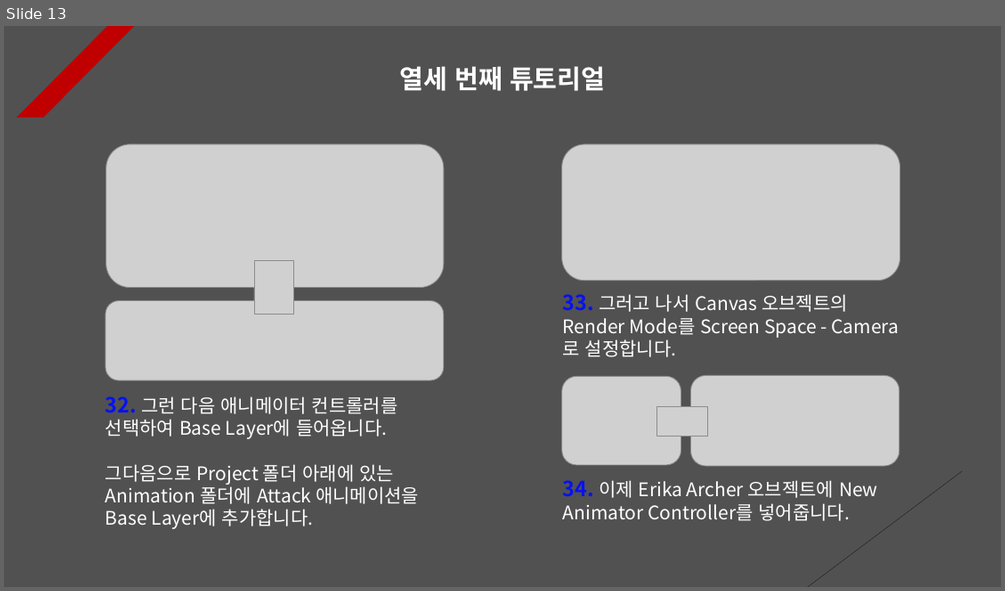
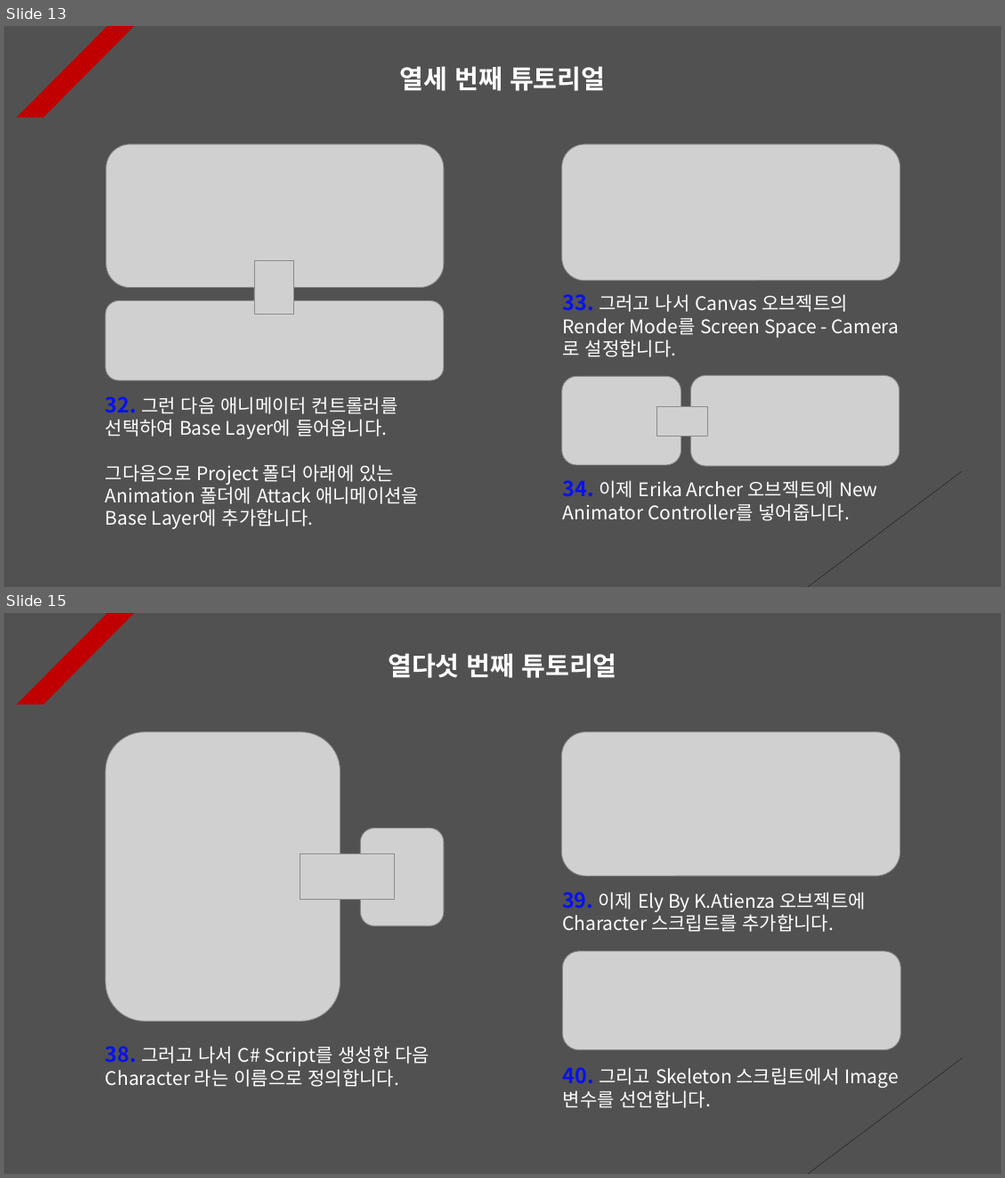
Before and after one commit to Unity2033/3D-UnityEngine, a slide deck: Assets/Animation Retargeting/PPT Data/Animation Retargeting Example.pptx. Shown one above the other, each under a label of ours: slide 13 before the commit, slides 13 and 15 after it; the slides between them are not shown. The pictures are 1005x591 and 1005x1178 pixels, drawn with LibreOffice and Linux fonts; fonts in the diff are those of the drawing; grey boxes stand for pictures. Boxes give left, top, right and bottom in pixels: in the first picture for what was removed or moved away, otherwise in the second. Text is boxed around its words. In the diff, an @@ line names an element or a change of style, - is before the commit and + after.

```diff
--- a/Assets/Animation Retargeting/PPT Data/Animation Retargeting Example.pptx
+++ b/Assets/Animation Retargeting/PPT Data/Animation Retargeting Example.pptx
@@ slide 15 added at [4,613,1001,1174], background #515151; not listed: 2 template elements that a slide beside it also shows @@
@@ text added at [388,653,616,678], 25 pt, text #FFFFFF, bold @@
+열다섯 번째 튜토리얼
@@ picture added at [105,732,340,1021] @@
@@ picture added at [562,732,900,876] @@
@@ picture added at [361,828,444,926] @@
@@ picture added at [299,854,395,899] @@
@@ text added at [562,892,866,932], 18 pt, text #FFFFFF @@
+39. 이제 Ely By K.Atienza 오브젝트에 Character 스크립트를 추가합니다.
@@ picture added at [563,951,900,1050] @@
@@ text added at [105,1046,429,1086], 18 pt, text #FFFFFF @@
+38. 그러고 나서 C# Script를 생성한 다음 Character 라는 이름으로 정의합니다.
@@ text added at [563,1067,898,1108], 18 pt, text #FFFFFF @@
+40. 그리고 Skeleton 스크립트에서 Image 변수를 선언합니다.
```
Also in this commit, not shown: 1 slide changed, 5 other slides added, 4 other files.
